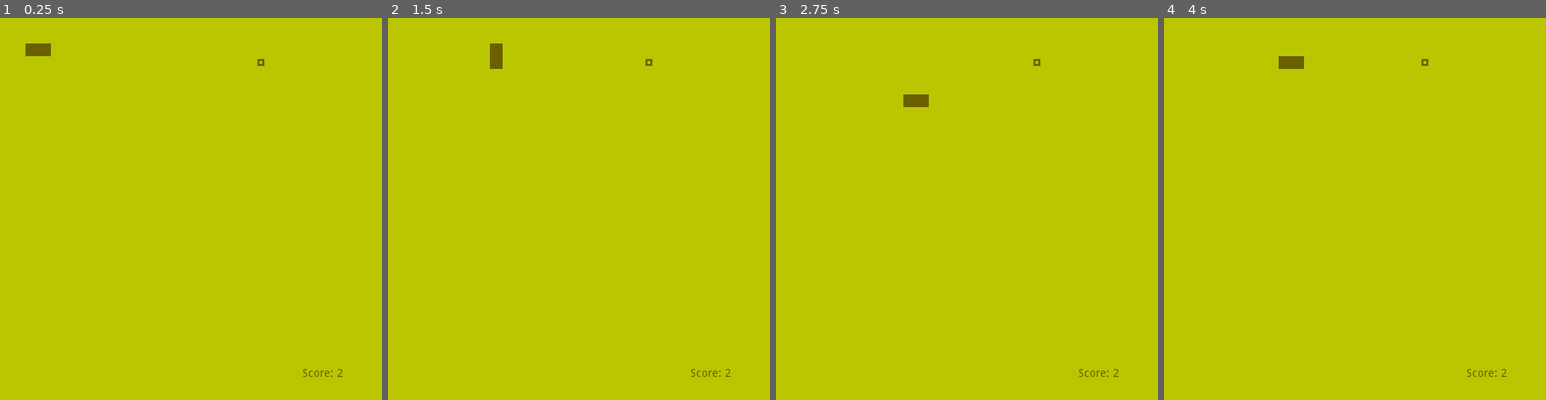
Above: before the commit, frames 1-4 (left to right).
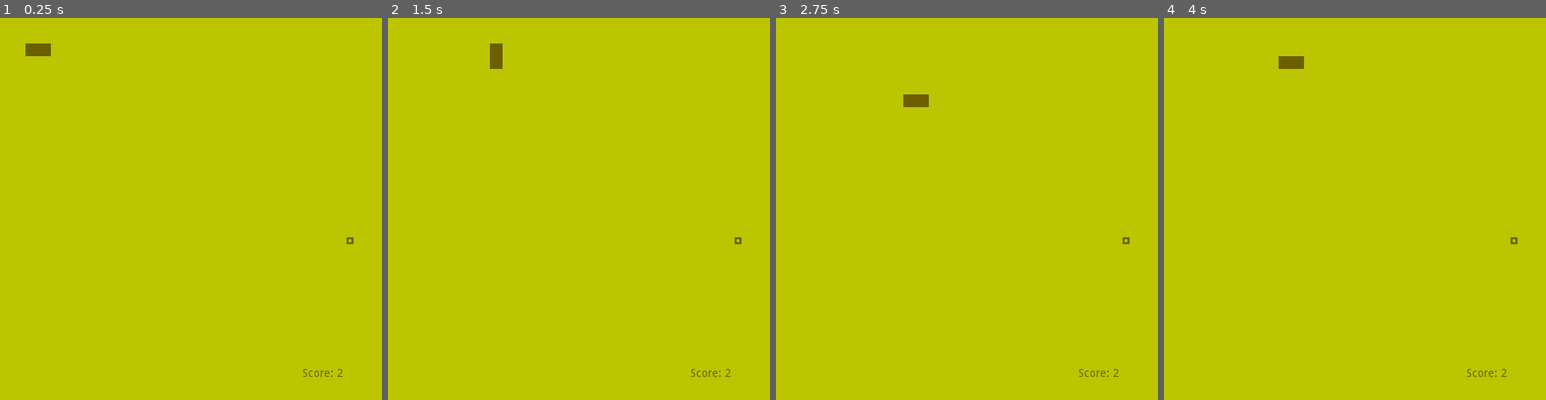
Above: after the commit, the same moments.

Repository: oscaralonsob/gdSnake
Game: Godot game, scene res://world/scene/MainGame.tscn
Two runs of this game, one before a commit and one after it. Both use one fixed random seed, a clock stepped at 60 frames per second and the inputs below.
Inputs:
- Up to frame 1 (0.25 s): no input
- Up to frame 2 (1.5 s): hold Right (ui_right) 0.53-1.28 s; hold Down (ui_down) from 1.28 s (still down)
- Up to frame 3 (2.75 s): release Down (ui_down) at 2.03 s; hold Right (ui_right) from 2.03 s (still down)
- Up to frame 4 (4 s): release Right (ui_right) at 2.78 s; hold Up (ui_up) 2.78-3.53 s; hold Left (ui_left) from 3.53 s (still down)

The runs differ from the first frame. In frame 1, less than 0.1% of the frame differs, in the area x 67-93%, y 10-60%; in frame 2, less than 0.1%; in frame 3, less than 0.1%; in frame 4, less than 0.1%.

Commit message:
feat: snake and apple is another class

Diff:
--- /dev/null
+++ b/godot/apple/script/Apple.gd
@@ -0,0 +1,29 @@
+extends Node
+class_name Apple
+
+const APPLE = 1
+
+
+# I don't really like this but i have no idea how to do it rn
+onready var snake_world = get_node("../SnakeWorld")
+var apple_pos: Vector2 = Vector2(0,0)
+
+
+func _ready() -> void:
+	EventBus.connect("apple_eaten_signal", self, "place")
+
+
+func update_position() -> void:
+	place()
+	draw()
+
+
+func place() -> void:
+	randomize()
+	var x: int = randi() % 30 #TODO: snake_world.GAME_SIZE
+	var y: int = randi() % 30 #TODO: snake_world.GAME_SIZE
+	apple_pos = Vector2(x, y)
+
+
+func draw() -> void:
+	snake_world.set_cell(apple_pos.x, apple_pos.y, APPLE)
--- a/godot/project.godot
+++ b/godot/project.godot
@@ -7,6 +7,22 @@
 ;   param=value ; assign values to parameters
 
 config_version=4
+
+_global_script_classes=[ {
+"base": "Node",
+"class": "Apple",
+"language": "GDScript",
+"path": "res://apple/script/Apple.gd"
+}, {
+"base": "Node",
+"class": "Snake",
+"language": "GDScript",
+"path": "res://snake/script/Snake.gd"
+} ]
+_global_script_class_icons={
+"Apple": "",
+"Snake": ""
+}
 
 [application]
 
--- /dev/null
+++ b/godot/snake/script/Snake.gd
@@ -0,0 +1,68 @@
+extends Node
+class_name Snake
+
+
+const SNAKE = 0
+
+# I don't really like this but i have no idea how to do it rn
+onready var snake_world = get_node("../SnakeWorld")
+var snake_body_origin: Array =  [Vector2(2,2), Vector2(2,1)]
+var snake_body: Array = snake_body_origin
+var snake_head: Vector2 = snake_body[0]
+var snake_direction: Vector2 = Vector2.RIGHT
+var _grow_snake: bool = false
+
+
+func _ready() -> void:
+	EventBus.connect("apple_eaten_signal", self, "_grow_snake")
+
+
+func draw() -> void:
+	for snake_part in snake_body:
+		snake_world.set_cell(snake_part.x, snake_part.y, SNAKE)
+
+
+func _input(event):
+	if Input.is_action_just_pressed("ui_up") and snake_direction != Vector2.DOWN:
+		snake_direction = Vector2.UP
+
+	if Input.is_action_just_pressed("ui_right") and snake_direction != Vector2.LEFT:
+		snake_direction = Vector2.RIGHT
+
+	if Input.is_action_just_pressed("ui_left") and snake_direction != Vector2.RIGHT:
+		snake_direction = Vector2.LEFT
+
+	if Input.is_action_just_pressed("ui_down") and snake_direction != Vector2.UP:
+		snake_direction = Vector2.DOWN
+
+
+func move() -> void:
+	var remove_body_parts: int = 1 if _grow_snake else 2
+	var new_snake_body: Array
+	new_snake_body = snake_body.slice(0, snake_body.size() - remove_body_parts)
+
+	new_snake_body.insert(0, new_snake_body[0] + snake_direction)
+	snake_body = new_snake_body
+	_grow_snake = false
+	snake_head = snake_body[0]
+
+
+func reset() -> void:
+	snake_body = snake_body_origin
+	snake_direction = Vector2.RIGHT
+
+
+func is_outside_map() -> bool:
+	return snake_head.x > 30 or snake_head.x < 0 or snake_head.y > 30 or snake_head.y < 0#TODO: snake_world.GAME_SIZE
+
+
+func is_eating_itself() -> bool:
+	for part in snake_body.slice(1, snake_body.size() -1):
+		if part == snake_head:
+			return true
+
+	return false
+
+
+func _grow_snake() -> void:
+	_grow_snake = true
--- a/godot/world/scene/MainGame.tscn
+++ b/godot/world/scene/MainGame.tscn
@@ -1,10 +1,12 @@
-[gd_scene load_steps=6 format=2]
+[gd_scene load_steps=8 format=2]
 
 [ext_resource path="res://world/tileset/TileSet.tres" type="TileSet" id=1]
 [ext_resource path="res://world/script/MainGame.gd" type="Script" id=2]
 [ext_resource path="res://snake/script/EatSound.gd" type="Script" id=3]
 [ext_resource path="res://snake/sound/Eating_Sound.wav" type="AudioStream" id=4]
 [ext_resource path="res://world/scene/Score.tscn" type="PackedScene" id=5]
+[ext_resource path="res://apple/script/Apple.gd" type="Script" id=6]
+[ext_resource path="res://snake/script/Snake.gd" type="Script" id=7]
 
 [node name="MainGame" type="Node"]
 script = ExtResource( 2 )
@@ -24,4 +26,10 @@
 stream = ExtResource( 4 )
 script = ExtResource( 3 )
 
+[node name="Snake" type="Node" parent="."]
+script = ExtResource( 7 )
+
+[node name="Apple" type="Node" parent="."]
+script = ExtResource( 6 )
+
 [connection signal="timeout" from="Timer" to="." method="_on_Timer_timeout"]
--- a/godot/world/script/MainGame.gd
+++ b/godot/world/script/MainGame.gd
@@ -5,48 +5,17 @@
 const APPLE = 1
 const BG    = 2
 const GAME_SIZE = 30
-var apple_pos: Vector2 = Vector2(0,0)
-var snake_pos_origin: Array =  [Vector2(2,2), Vector2(2,1)]
-var snake_pos: Array = snake_pos_origin
-var snake_direction: Vector2 = Vector2.RIGHT
-var grow_snake: bool = false
+
+onready var apple: Apple = $Apple
+onready var snake: Snake = $Snake
 
 
 func _ready():
-	apple_pos = place_apple()
-	draw_apple()
-	draw_snake()
-	EventBus.emit_signal("update_score_signal", snake_pos.size())
-
-
-func _input(event):
-	if Input.is_action_just_pressed("ui_up") and snake_direction != Vector2.DOWN:
-		snake_direction = Vector2.UP
-
-	if Input.is_action_just_pressed("ui_right") and snake_direction != Vector2.LEFT:
-		snake_direction = Vector2.RIGHT
-
-	if Input.is_action_just_pressed("ui_left") and snake_direction != Vector2.RIGHT:
-		snake_direction = Vector2.LEFT
-
-	if Input.is_action_just_pressed("ui_down") and snake_direction != Vector2.UP:
-		snake_direction = Vector2.DOWN
-
-
-func place_apple() -> Vector2:
-	randomize()
-	var x: int = randi() % GAME_SIZE
-	var y: int = randi() % GAME_SIZE
-	return Vector2(x, y)
-
-
-func draw_apple() -> void:
-	$SnakeWorld.set_cell(apple_pos.x, apple_pos.y, APPLE)
-
-
-func draw_snake() -> void:
-	for snake_part in snake_pos:
-		$SnakeWorld.set_cell(snake_part.x, snake_part.y, SNAKE)
+	clear_background()
+	apple.place()
+	apple.draw()
+	snake.draw()
+	EventBus.emit_signal("update_score_signal", snake.snake_body.size())
 
 
 func clear_background() -> void:
@@ -59,44 +28,22 @@
 		i += 1
 
 
-func move_snake() -> void:
-	var remove_body_parts: int = 1 if grow_snake else 2
-	var new_snake_pos: Array
-	new_snake_pos = snake_pos.slice(0, snake_pos.size() - remove_body_parts)
-
-	new_snake_pos.insert(0, new_snake_pos[0] + snake_direction)
-	snake_pos = new_snake_pos
-	grow_snake = false
-
-
-func apple_eaten() -> void:
-	if snake_pos[0] == apple_pos:
-		apple_pos = place_apple()
-		grow_snake = true
+func check_apple_eaten() -> void:
+	if snake.snake_head == apple.apple_pos:
 		EventBus.emit_signal("apple_eaten_signal")
-		EventBus.emit_signal("update_score_signal", snake_pos.size() + 1)
+		EventBus.emit_signal("update_score_signal", snake.snake_body.size() + 1)
 
 
 func check_game_over() -> void:
-	var head: Vector2 = snake_pos[0]
-
-	if head.x > GAME_SIZE or head.x < 0 or head.y > GAME_SIZE or head.y < 0:
-		reset();
-
-	for part in snake_pos.slice(1, snake_pos.size() -1):
-		if part == head:
-			reset()
-
-
-func reset() -> void:
-	snake_pos = snake_pos_origin
-	snake_direction = Vector2.RIGHT
+	if snake.is_outside_map() || snake.is_eating_itself():
+		snake.reset();
+		EventBus.emit_signal("update_score_signal", snake.snake_body.size() + 1)
 
 
 func _on_Timer_timeout():
 	clear_background()
-	move_snake()
-	apple_eaten()
+	snake.move()
+	check_apple_eaten()
 	check_game_over()
-	draw_apple()
-	draw_snake()
+	apple.draw()
+	snake.draw()
